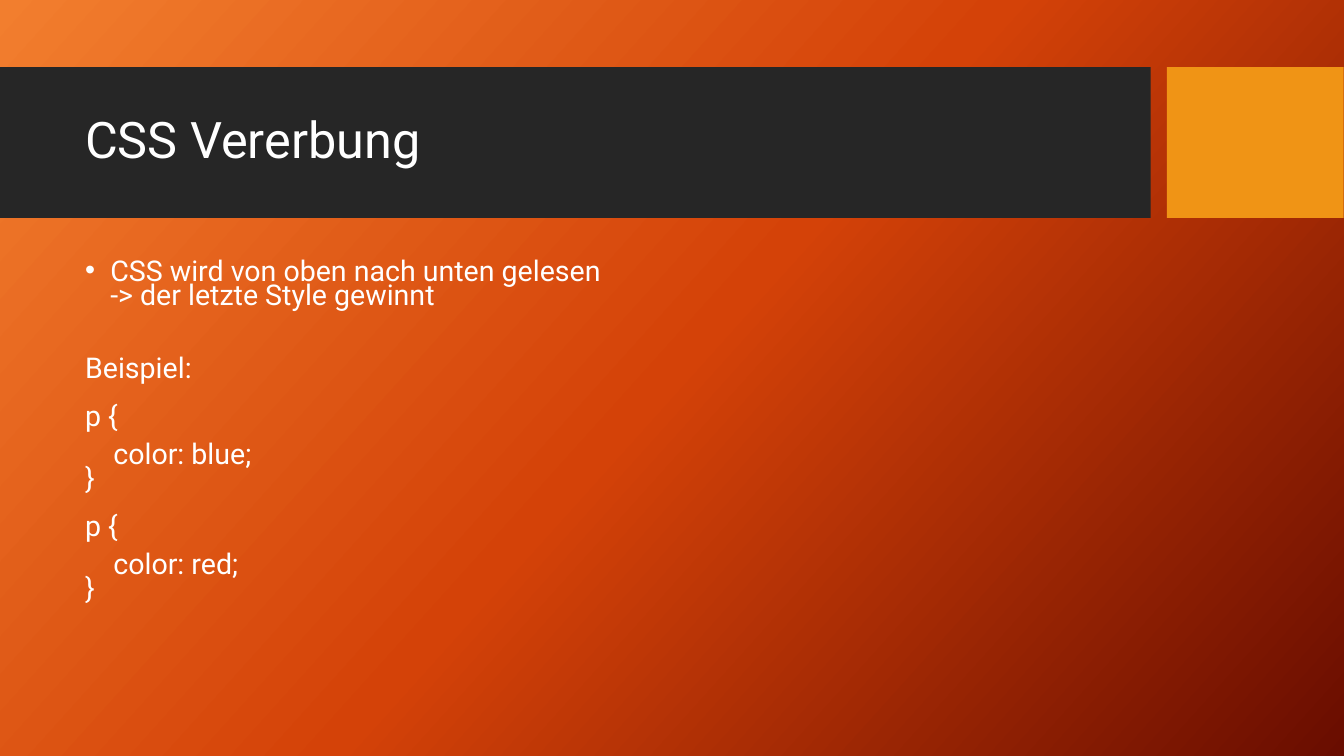
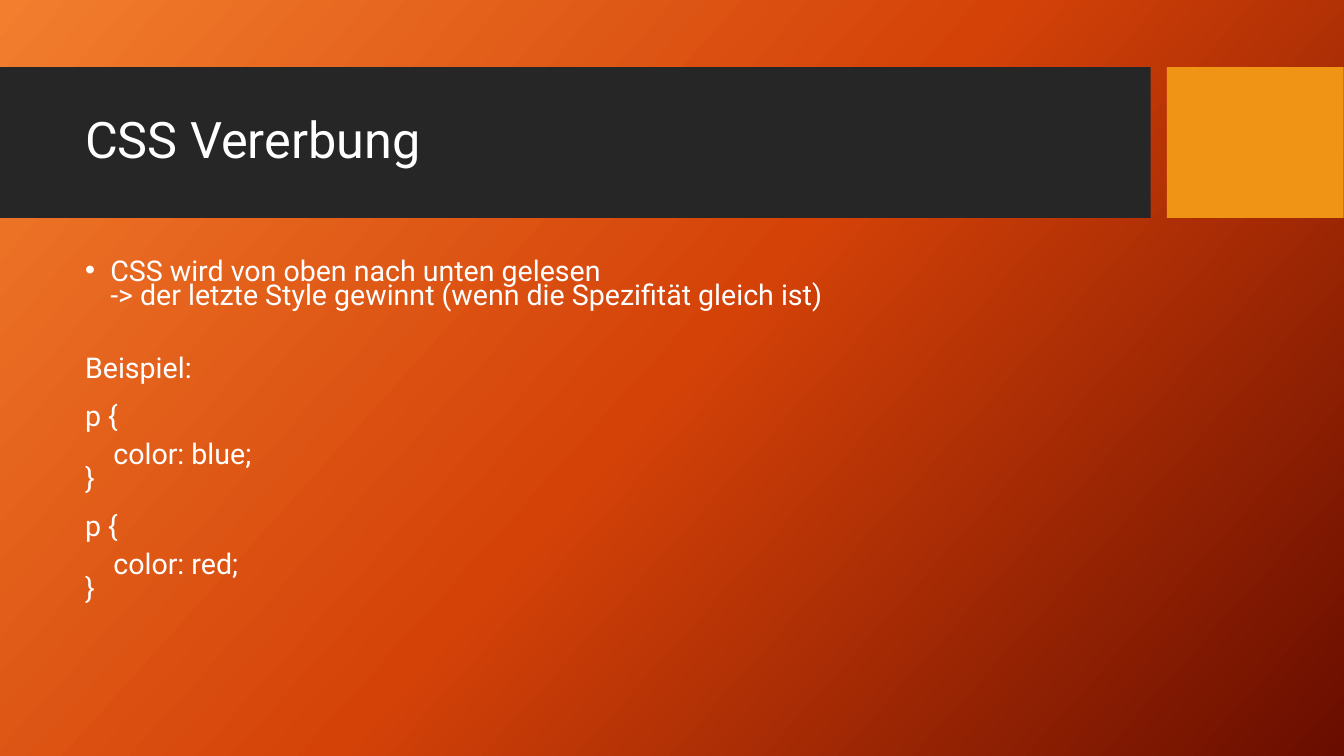
Before and after one commit to TomFrey/htmlCssBasicUebungen, a slide deck: slide 47 of html Schulung.pptx. Drawn at 1344x756 pixels with LibreOffice and Linux fonts; fonts in the diff are those of the drawing; background and template pictures are left out. Boxes give left, top, right and bottom in pixels: in the first picture for what was removed or moved away, otherwise in the second. Text is boxed around its words. In the diff, an @@ line names an element or a change of style, - is before the commit and + after.

```diff
--- a/html Schulung.pptx
+++ b/html Schulung.pptx
@@ text at [110, 259, 822, 312]: text changed @@
-• CSS wird von oben nach unten gelesen
-  -> der letzte Style gewinnt
+• CSS wird von oben nach unten gelesen
+  -> der letzte Style gewinnt (wenn die Spezifität gleich ist)
```
Also in this commit, not shown: 3 other slides changed, 4 slides added, 3 other files.
